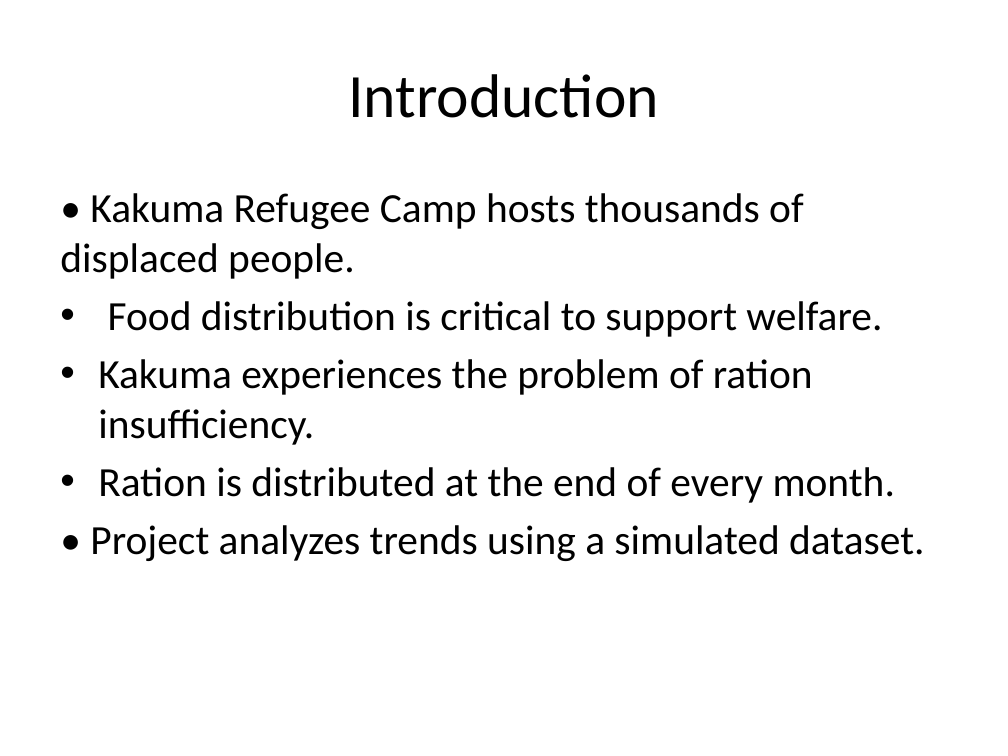
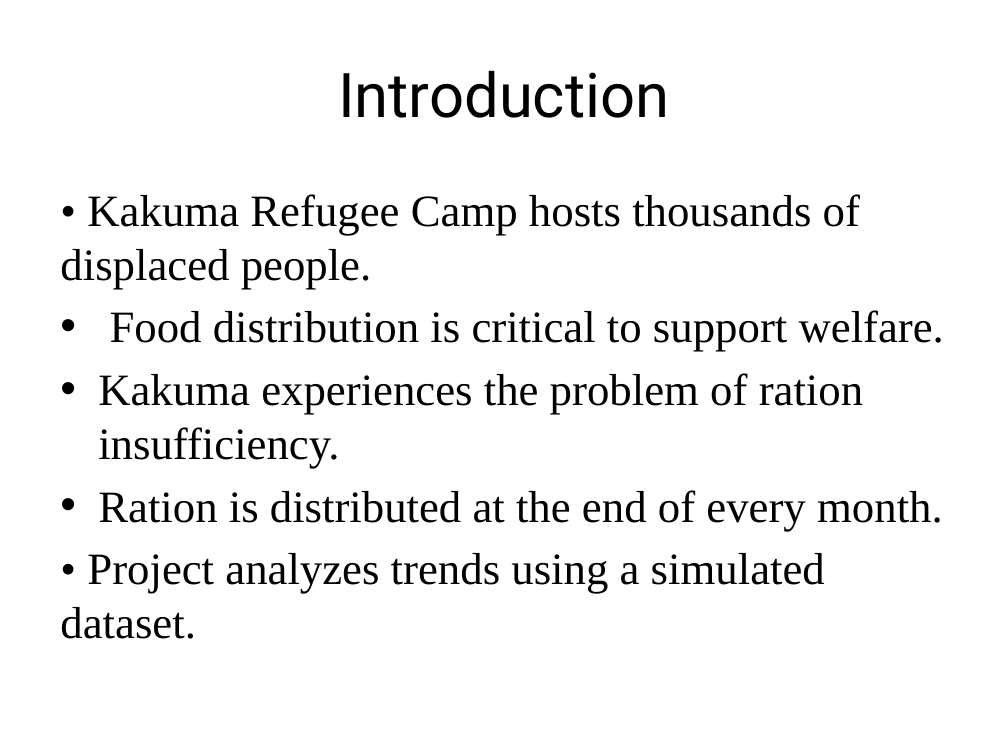
Before and after one commit to JavierWolvie/Data-Analytics, a slide deck: slide 2 of TABLEAU/Kakuma_Food_Distribution_Analysis_Presentation.pptx. Drawn at 1008x756 pixels with LibreOffice and Linux fonts; fonts in the diff are those of the drawing. Boxes give left, top, right and bottom in pixels: in the first picture for what was removed or moved away, otherwise in the second. Text is boxed around its words. In the diff, an @@ line names an element or a change of style, - is before the commit and + after.

```diff
--- a/TABLEAU/Kakuma_Food_Distribution_Analysis_Presentation.pptx
+++ b/TABLEAU/Kakuma_Food_Distribution_Analysis_Presentation.pptx
@@ title "Introduction" at (x1=338, y1=70, x2=669, y2=118): font Calibri to Roboto @@
@@ text "• Kakuma Refugee Camp hosts ..." at (x1=60, y1=194, x2=944, y2=639): size 29.6 to 32 pt, font Calibri to Times New Roman @@
```
Also in this commit, not shown: 10 other slides changed, 2 slides added, 3 slides removed.
